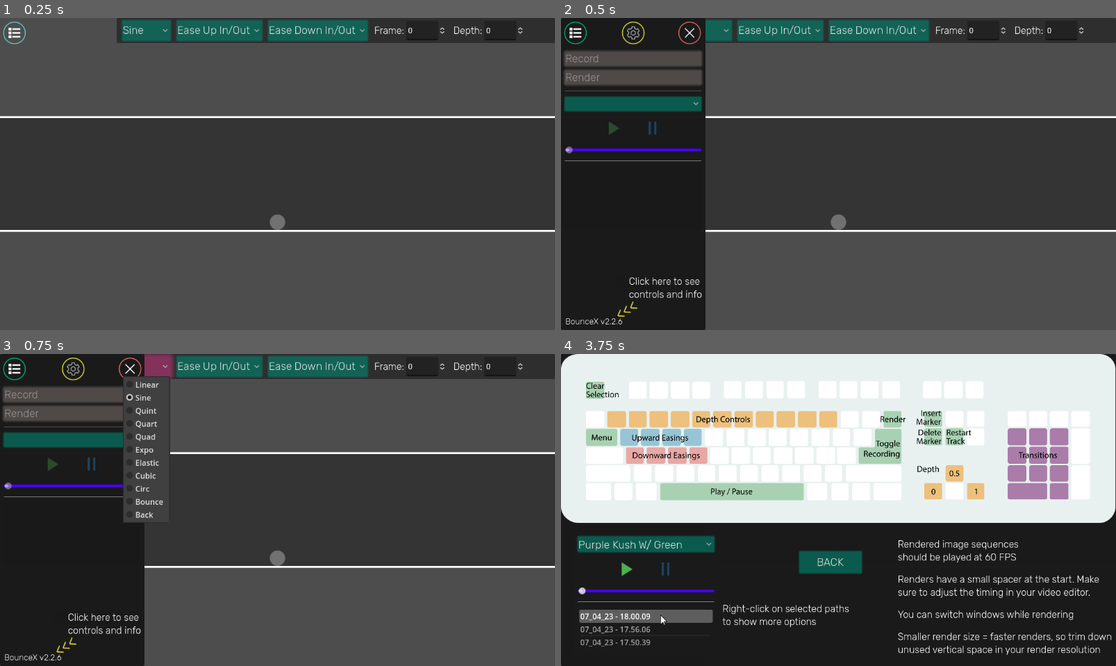
Above: before the commit, frames 1-4 (two rows, left to right).
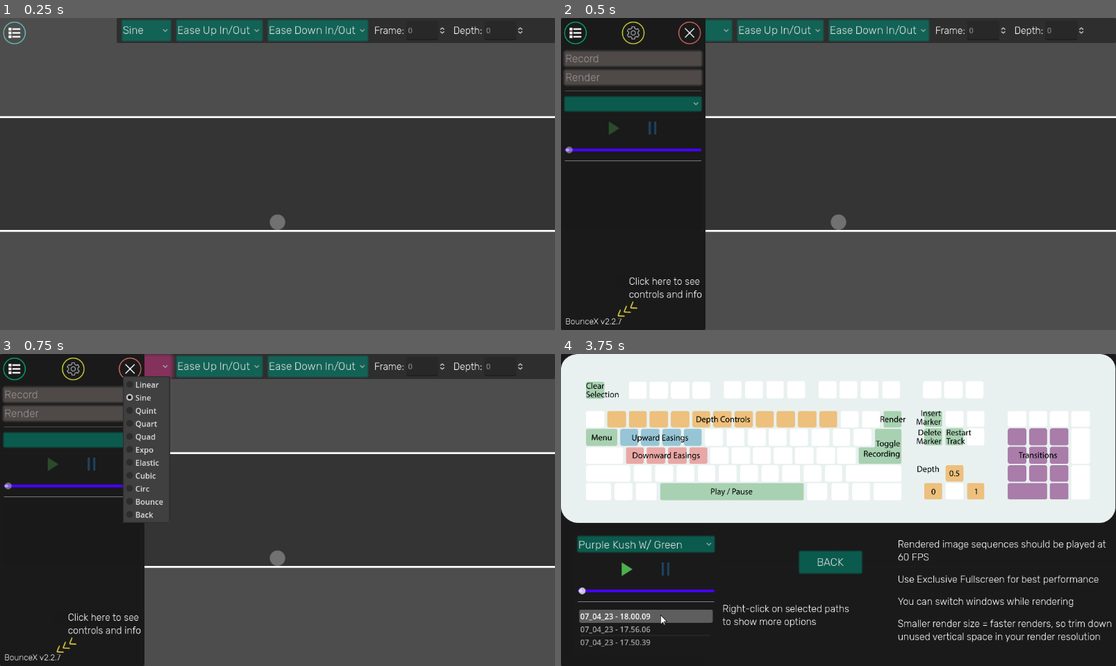
Above: after the commit, the same moments.

Repository: clbhundley/BounceX
Game: Godot game, scene res://BounceX.tscn
The game is run twice, just before and just after one commit, with the same random seed, the same clock (stepped at 60 frames per second) and the same inputs.
Inputs (mouse positions are in pixels of both pictures, inside the frame that each line leads up to):
- Up to frame 1 (0.25 s): no input
- Up to frame 2 (0.5 s): no input
- Up to frame 3 (0.75 s): click "Sine" at 0.5 s
- Up to frame 4 (3.75 s): click "Ease Up In/Out" at 1.25 s; click "Ease Down In/Out" at 2 s; click (633, 441) at 2.75 s; click (594, 656) at 3.5 s

The runs differ from the first frame. In frame 1, less than 0.1% of the frame differs, in the area x 73-89%, y 3-5%; in frame 2, less than 0.1%; in frame 3, less than 0.1%; in frame 4, 2.9%, in the area x 60-100%, y 59-97%.

Commit message:
Seleciton Lag Fix, Frame & Depth Update

Diff:
--- a/BounceX.gd
+++ b/BounceX.gd
@@ -115,6 +115,8 @@
 
 func place_ball(depth:float) -> void:
 	$Ball.position.y = BOTTOM + depth * (TOP - BOTTOM)
+	if not $Markers.selected_marker:
+		$MarkersMenu/HBox/Depth/Input.value = get_ball_depth()
 
 func frame_scrub(frame_movement:float) -> void:
 	connect_sliders_signal()
--- a/BounceX.tscn
+++ b/BounceX.tscn
@@ -35,13 +35,13 @@
 	get_popup().hide_on_checkable_item_selection = false
 
 func item_pressed(item:int):
-	var selected_marker = owner.get_node('Markers').selected_marker
+	var selected_marker = %Markers.selected_marker
 	if not selected_marker:
 		return
 	get_popup().toggle_item_checked(item)
 	var markers:Array
 	markers.append(selected_marker)
-	for marker in owner.get_node('Markers').selected_multi_markers:
+	for marker in %Markers.selected_multi_markers:
 		markers.append(marker)
 	var active_functions:int
 	for index in get_popup().item_count:
@@ -75,6 +75,7 @@
 			var track_time:String = minutes + \":\" + seconds
 			%TrackSliderLarge.get_node('TrackTime').text = track_time
 			slider.set_value(playback_pos / track_length)
+			update_marker_menu()
 
 func scrub(value):
 	for bar in [$TrackSlider, %TrackSliderLarge]:
@@ -92,8 +93,9 @@
 		$AudioStreamPlayer.stream_paused = true
 	else:
 		$AudioStreamPlayer.seek(stream_position)
-	owner.frame = round((owner.path.size() - 1) * value)# * 0.5
-	owner.get_node('Markers').position_markers()
+	owner.frame = round((owner.path.size() - 1) * value)
+	update_marker_menu()
+	%Markers.position_markers()
 	var seconds = str(int(stream_position) % 60).lpad(2, \"0\")
 	var minutes = str(int(stream_position) / 60).lpad(2, \"0\")
 	%TrackSliderLarge.get_node('TrackTime').text = minutes + \":\" + seconds
@@ -101,6 +103,10 @@
 		owner.place_ball(owner.path[owner.frame])
 	elif $Paths.is_anything_selected():
 		owner.toggle_ball_visible(false)
+
+func update_marker_menu():
+	if not %Markers.selected_marker:
+		owner.get_node('MarkersMenu/HBox/Frame/Input').value = owner.frame
 
 func _on_track_selection_toggled(button_pressed):
 	if button_pressed:
@@ -164,13 +170,12 @@
 
 var last_path_index:int = -1
 func _on_path_selected(index):
-	var markers:Node = owner.get_node('Markers')
-	if markers.selected_marker and is_instance_valid(markers.selected_marker):
-		markers.marker_toggled(false, markers.selected_marker)
+	if %Markers.selected_marker and is_instance_valid(%Markers.selected_marker):
+		%Markers.marker_toggled(false, %Markers.selected_marker)
 	if index == last_path_index:
 		unload_all()
 		owner.marker_data[0] = [0, 0, 0, 0]
-		markers.add_marker(0, 0)
+		%Markers.add_marker(0, 0)
 		last_path_index = -1
 	else:
 		for line in get_tree().get_nodes_in_group('lines'):
@@ -188,11 +193,11 @@
 	$Render.disabled = true
 	owner.define_path(false)
 	owner.marker_data.clear()
-	for marker in owner.get_node('Markers').marker_list.values():
+	for marker in %Markers.marker_list.values():
 		marker.queue_free()
 	for line in get_tree().get_nodes_in_group('lines'):
 		line.queue_free()
-	owner.get_node('Markers').marker_list.clear()
+	%Markers.marker_list.clear()
 	if scrub:
 		scrub(0)
 		owner.set_ball_depth(0)
@@ -361,10 +366,9 @@
 
 func _on_path_speed_changed(value):
 	owner.path_speed = value
-	var controls = get_node('../Controls')
-	if controls.get_node('Paths').is_anything_selected():
-		controls.unload_all(true)
-		controls.last_path_index = -1
+	if %Controls.get_node('Paths').is_anything_selected():
+		%Controls.unload_all(true)
+		%Controls.last_path_index = -1
 	$PathSpeed/Label.text = \"Path Speed: \" + str(value)
 	Data.set_config('path', 'path_speed', value)
 
@@ -392,8 +396,8 @@
 
 func _on_path_thickness_value_changed(value):
 	owner.get_node('Path').width = value
-	owner.get_node('Markers/Line').width = value
-	owner.get_node('Markers').connect_all_markers()
+	%Markers.get_node('Line').width = value
+	%Markers.connect_all_markers()
 	Data.set_config('path', 'path_thickness', value)
 
 func _on_open_tracks_pressed():
@@ -455,7 +459,7 @@
 			selected.set_self_modulate(color)
 		1:
 			selected.set_self_modulate(color)
-			owner.get_node('Markers/Line').set_self_modulate(color)
+			%Markers.get_node('Line').set_self_modulate(color)
 			change_path_color(color)
 		3:
 			selected.set_self_modulate(color)
@@ -688,7 +692,7 @@
 	if action == 'show_render':
 		var path = \"user://Renders/%s/%s/\" % [track_name, folder_name]
 		var global_path = ProjectSettings.globalize_path(path)
-		OS.shell_open(global_path)
+		OS.shell_show_in_file_manager(global_path, false)
 		hide()
 "
 
@@ -754,6 +758,7 @@
 stretch_mode = 1
 
 [node name="Markers" type="Control" parent="."]
+unique_name_in_owner = true
 layout_mode = 1
 anchors_preset = 15
 anchor_right = 1.0
@@ -955,6 +960,7 @@
 [node name="Input" type="SpinBox" parent="MarkersMenu/HBox/Frame" groups=["input"]]
 layout_mode = 2
 max_value = 999999.0
+editable = false
 
 [node name="Depth" type="HBoxContainer" parent="MarkersMenu/HBox"]
 layout_mode = 2
@@ -967,6 +973,7 @@
 layout_mode = 2
 max_value = 1.0
 step = 0.001
+editable = false
 
 [node name="Delete" type="TextureButton" parent="MarkersMenu/HBox"]
 visible = false
@@ -1327,7 +1334,7 @@
 offset_bottom = -5.0
 grow_vertical = 0
 theme_override_font_sizes/font_size = 17
-text = "BounceX v2.2.6"
+text = "BounceX v2.2.7"
 vertical_alignment = 1
 metadata/_edit_use_anchors_ = true
 
@@ -1713,12 +1720,12 @@
 
 [node name="Label" type="Label" parent="InfoPanel/VBoxContainer"]
 layout_mode = 2
-text = "Rendered image sequences
-should be played at 60 FPS"
+text = "Rendered image sequences should be played at 60 FPS"
+autowrap_mode = 3
 
 [node name="Label2" type="Label" parent="InfoPanel/VBoxContainer"]
 layout_mode = 2
-text = "Renders have a small spacer at the start. Make sure to adjust the timing in your video editor."
+text = "Use Exclusive Fullscreen for best performance"
 autowrap_mode = 3
 
 [node name="Label3" type="Label" parent="InfoPanel/VBoxContainer"]
--- a/Markers.gd
+++ b/Markers.gd
@@ -129,32 +129,23 @@
 				node.get_node('Button/Selected').hide()
 		marker.get_node('Button/Selected').self_modulate = Color.AQUAMARINE
 		marker.get_node('Button/Selected').show()
-
 		var frame = marker.get_meta('frame')
-
 		var aux_list = aux_functions.get_popup()
 		for i in aux_list.item_count:
 			if int(owner.marker_data[frame][3]) & 1 << i:
 				aux_list.set_item_checked(i, true)
 			else:
 				aux_list.set_item_checked(i, false)
-
 		var index:int = get_marker_index(frame)
-
 		selected_marker = marker
-
 		set_marker_menu_mode(MARKER_MENU.HAS_SELECTION)
-
 		set_marker_movement_range()
-
 		frame_input.value_changed.disconnect(_on_frame_value_changed)
 		frame_input.value = frame
 		frame_input.value_changed.connect(_on_frame_value_changed)
-
 		depth_input.value_changed.disconnect(_on_depth_value_changed)
 		depth_input.value = marker.get_meta('depth')
 		depth_input.value_changed.connect(_on_depth_value_changed)
-
 		menu.get_node('Trans').select(marker.get_meta('trans'))
 		menu.get_node('Ease').select(marker.get_meta('ease'))
 	else:
@@ -190,14 +181,25 @@
 	var movement_min
 	var movement_max
 	for set in sequences:
-		var min_frame = get_previous_frame(set.front()) + MARKER_SEPARATION_MIN
-		var max_frame = get_next_frame(set.back()) - MARKER_SEPARATION_MIN
-		var movement_left = set.front() - min_frame
-		var movement_right = max_frame - set.back()
-		if not movement_min or movement_left < movement_min:
-			movement_min = movement_left
-		if not movement_max or movement_right < movement_max:
-			movement_max = movement_right
+		var min_frame
+		var max_frame
+		var previous_frame = get_previous_frame(set.front())
+		if previous_frame == set.front():
+			movement_min = 0
+			movement_max = 0
+		else:
+			min_frame = previous_frame + MARKER_SEPARATION_MIN
+			var next_frame = get_next_frame(set.back())
+			if next_frame != set.back():
+				max_frame = get_next_frame(set.back()) - MARKER_SEPARATION_MIN
+			else:
+				max_frame = owner.path.size() - 1
+			var movement_left = set.front() - min_frame
+			var movement_right = max_frame - set.back()
+			if not movement_min or movement_left < movement_min:
+				movement_min = movement_left
+			if not movement_max or movement_right < movement_max:
+				movement_max = movement_right
 	var origin:int = selected_marker.get_meta('frame')
 	if frame_input.is_connected('value_changed', _on_frame_value_changed):
 		frame_input.value_changed.disconnect(_on_frame_value_changed)
@@ -330,6 +332,8 @@
 		marker.position.y = owner.BOTTOM + new_pos * (owner.TOP - owner.BOTTOM)
 		marker.set_meta('depth', new_pos)
 		owner.marker_data[marker_frame][0] = new_pos
+		if marker_frame == 0:
+			connect_marker(get_next_frame(0))
 		connect_marker(marker_frame)
 		place_ball_on_path()
 		Data.save_path()
@@ -382,11 +386,17 @@
 			ease_down_input.show()
 			aux_functions.hide()
 			delete_button.hide()
+			frame_input.min_value = 0
+			frame_input.max_value = owner.path.size() - 1
+			frame_input.editable = false
+			depth_input.editable = false
 		MARKER_MENU.HAS_SELECTION:
 			ease_input.show()
 			ease_up_input.hide()
 			ease_down_input.hide()
 			aux_functions.show()
+			frame_input.editable = true
+			depth_input.editable = true
 			var markers:Array
 			markers.append(selected_marker)
 			for marker in selected_multi_markers:
@@ -421,13 +431,14 @@
 	else:
 		var del_markers:Array
 		if selected_marker:
-			del_markers.append(selected_marker)
+			if selected_marker.get_meta('frame') != 0:
+				del_markers.append(selected_marker)
 		for marker in selected_multi_markers:
-			del_markers.append(marker)
+			marker.get_node('Button/Selected').hide()
+			if marker.get_meta('frame') != 0:
+				del_markers.append(marker)
 		for marker in del_markers:
 			var frame:int = marker.get_meta('frame')
-			if frame == 0:
-				return
 			var previous_frame = get_previous_frame(frame)
 			var next_frame = get_next_frame(frame)
 			marker_list.erase(frame)
@@ -455,7 +466,7 @@
 
 func _on_add_marker_pressed():
 	if owner.path.is_empty(): return
-	owner.set_ball_depth(owner.get_ball_depth())
+	owner.set_ball_depth(owner.get_ball_depth()) #needs revision
 	_on_add_marker_mouse_exited()
 	var paths = %Controls.get_node('Paths')
 	if paths.is_anything_selected():
